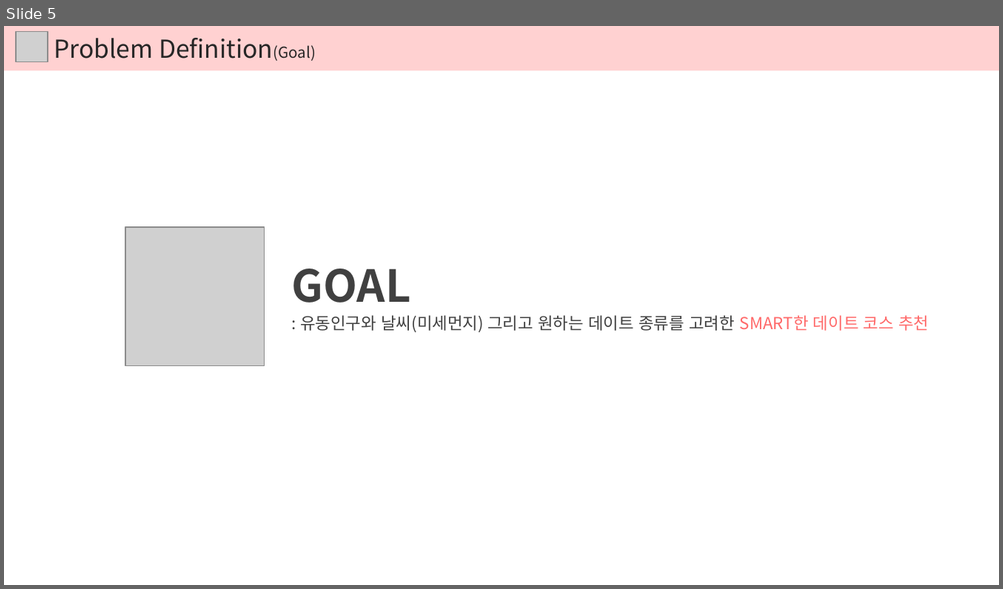
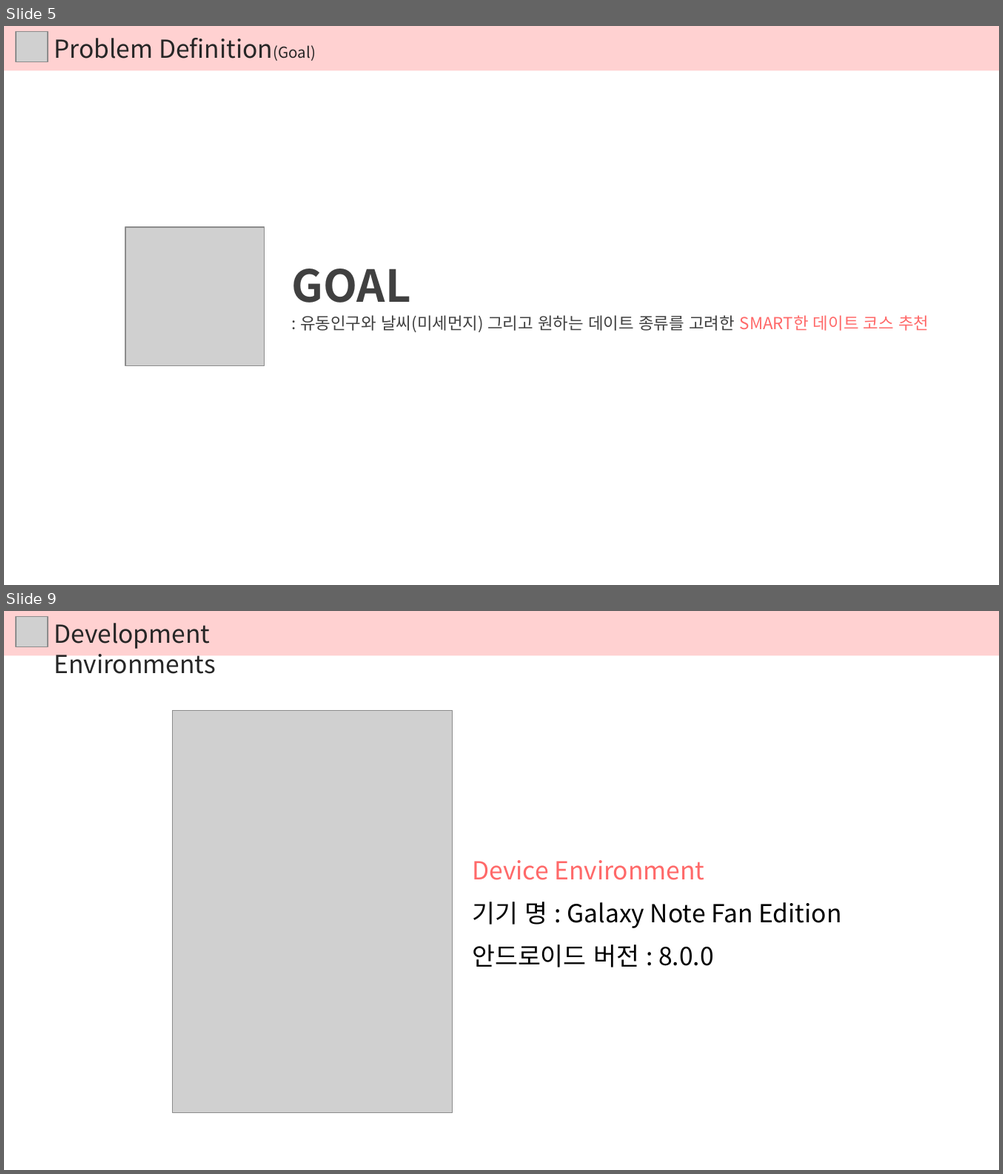
Before and after one commit to DokyeongKwon/DataStructureDesign-2018-2, a slide deck: 02. Problem Solving/서울 데이트 코스 추천 Problem Solving.pptx. Shown one above the other, each under a label of ours: slide 5 before the commit, slides 5 and 9 after it; the slides between them are not shown. The pictures are 1003x589 and 1003x1174 pixels, drawn with LibreOffice and Linux fonts; fonts in the diff are those of the drawing; grey boxes stand for pictures. Boxes give left, top, right and bottom in pixels: in the first picture for what was removed or moved away, otherwise in the second. Text is boxed around its words. In the diff, an @@ line names an element or a change of style, - is before the commit and + after.

```diff
--- a/02. Problem Solving/서울 데이트 코스 추천 Problem Solving.pptx
+++ b/02. Problem Solving/서울 데이트 코스 추천 Problem Solving.pptx
@@ slide 9 added at box(4, 611, 999, 1170), background #FFFFFF @@
@@ rectangle added at box(4, 611, 999, 655), fill #FFD1D1 @@
@@ picture added at box(16, 617, 48, 648) @@
@@ text added at box(54, 623, 216, 674), 18 pt, text #262626 @@
+Development Environments
@@ picture added at box(172, 710, 452, 1113) @@
@@ text added at box(472, 860, 841, 968), 18 pt, text #000000 @@
+Device Environment
+기기 명 : Galaxy Note Fan Edition
+안드로이드 버전 : 8.0.0
```
Also in this commit, not shown: 3 slides changed, 13 other slides added, 1 slide removed, 2 other files.
